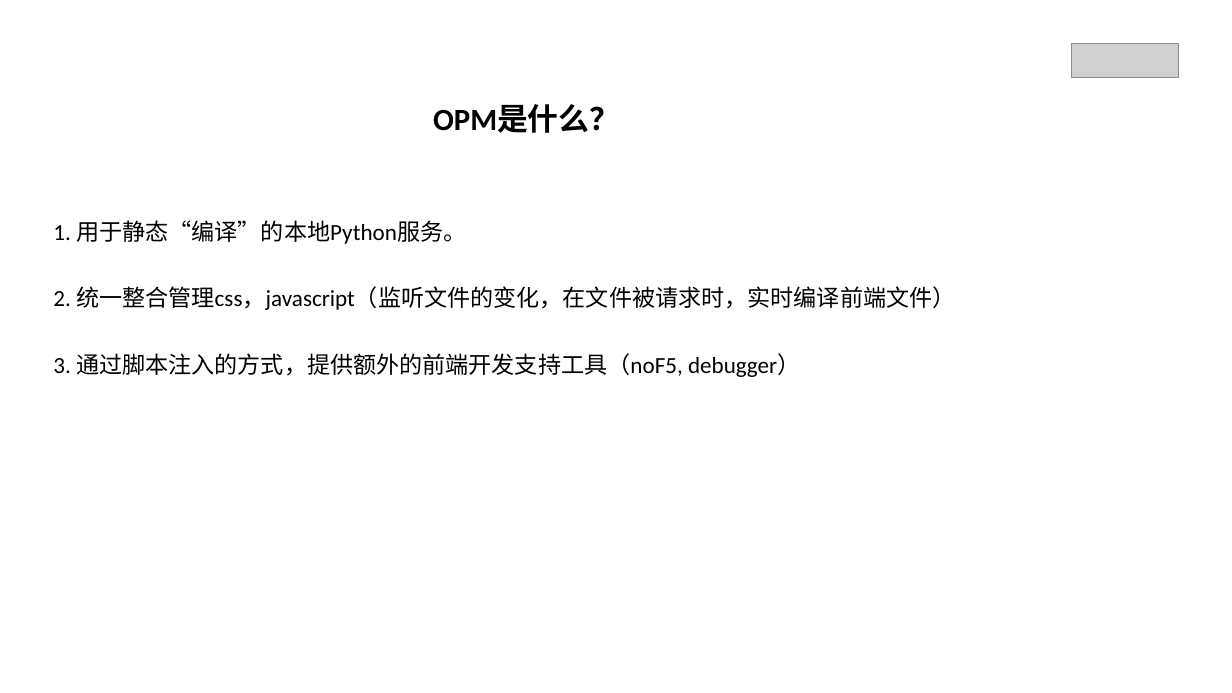
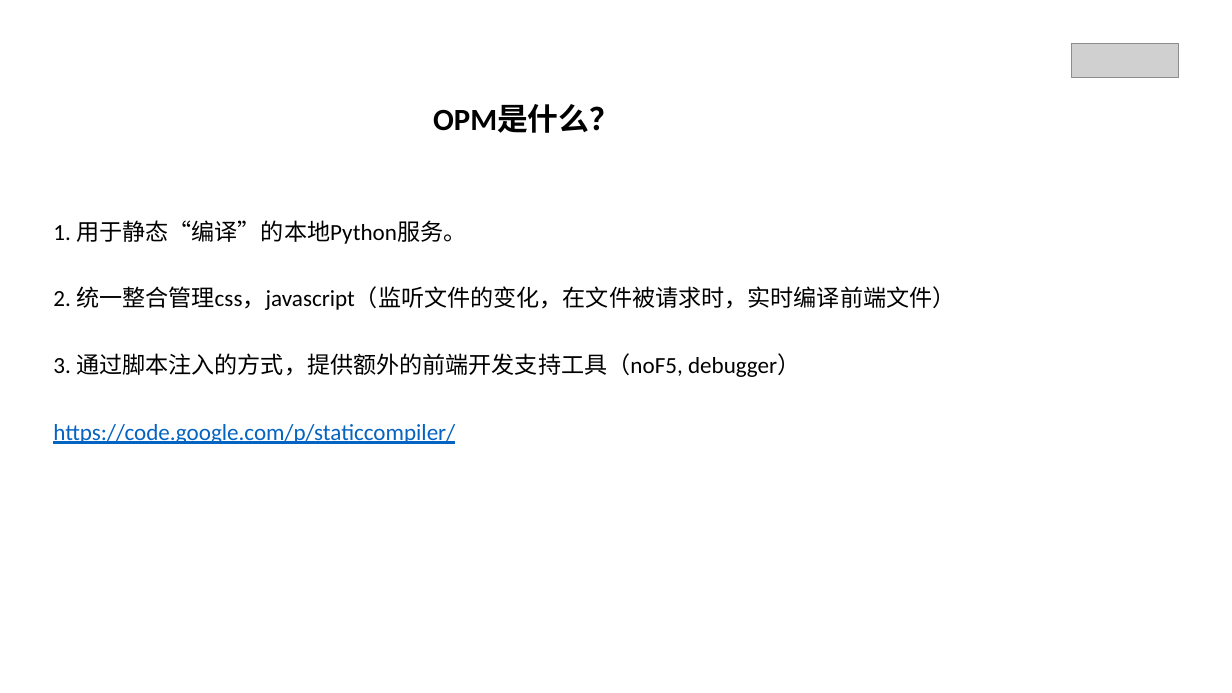
Before and after one commit to EchoFUN/RREN-FEdev, a slide deck: slide 3 of FE-dev-0.0.1.pptx. Drawn at 1232x693 pixels with LibreOffice and Linux fonts; fonts in the diff are those of the drawing; grey boxes stand for pictures. Boxes give left, top, right and bottom in pixels: in the first picture for what was removed or moved away, otherwise in the second. Text is boxed around its words. In the diff, an @@ line names an element or a change of style, - is before the commit and + after.

Commit message:
Add the OPM link to the PPT.

```diff
--- a/FE-dev-0.0.1.pptx
+++ b/FE-dev-0.0.1.pptx
@@ text added at [53,424,455,444], 18 pt, text #0563C1, underline @@
+https://code.google.com/p/staticcompiler/
```
